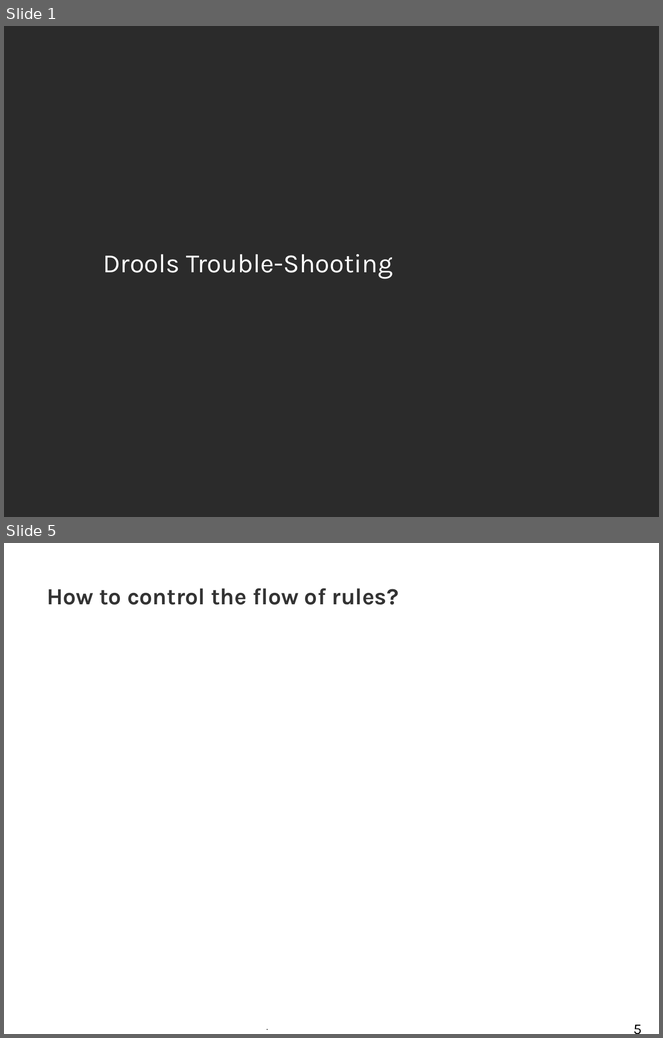
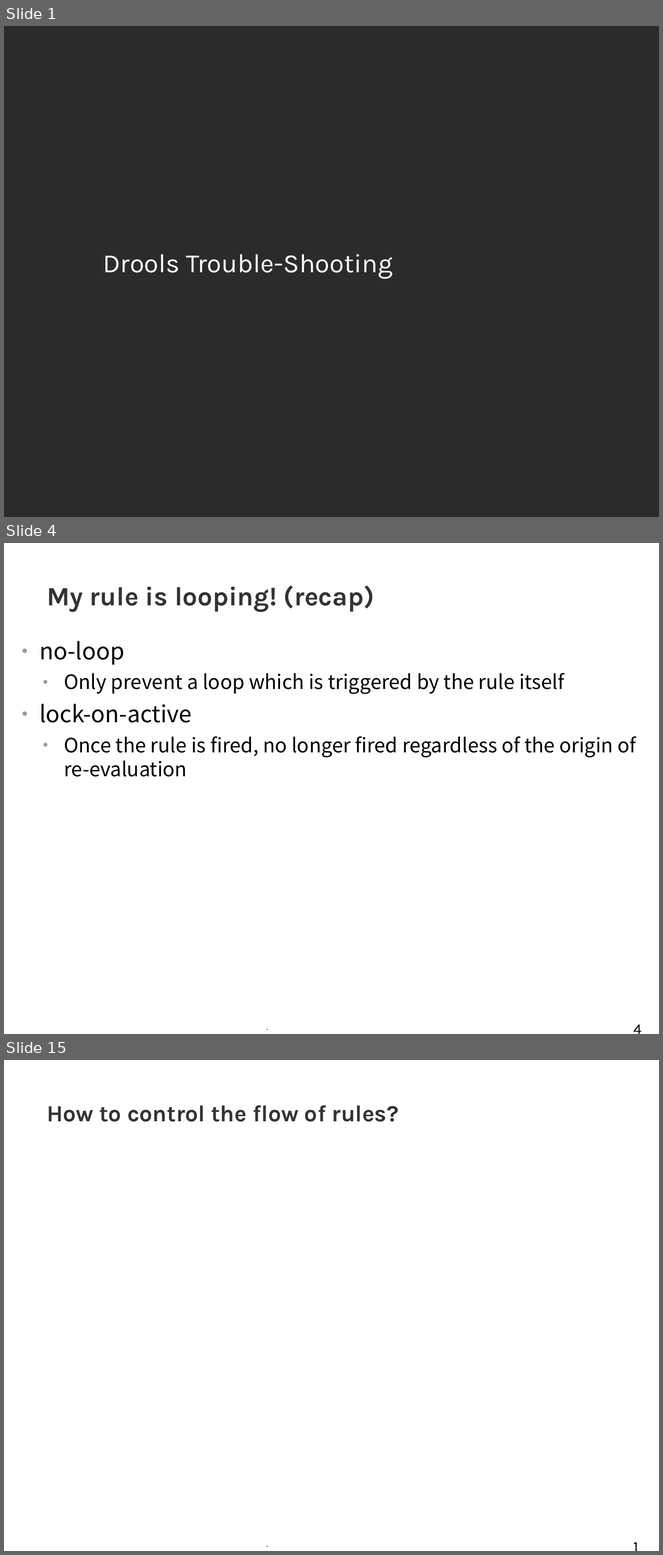
Before and after one commit to tkobayas/kie-live, a slide deck: 2021_Drools_trouble_shooting.odp. Shown one above the other, each under a label of ours: slides 1 and 5 before the commit, slides 1, 4 and 15 after it; the slides between them are not shown. The pictures are 663x1038 and 663x1555 pixels, drawn with LibreOffice and Linux fonts; fonts in the diff are those of the drawing; background and template pictures are left out; a plain dark background stands for a picture behind light text. Boxes give left, top, right and bottom in pixels: in the first picture for what was removed or moved away, otherwise in the second. Text is boxed around its words. In the diff, an @@ line names an element or a change of style, - is before the commit and + after.

```diff
--- a/2021_Drools_trouble_shooting.odp
+++ b/2021_Drools_trouble_shooting.odp
@@ slide 4 added at box(4, 543, 659, 1034), background #FFFFFF; not listed: 2 template elements that a slide beside it also shows @@
@@ title added at box(47, 586, 375, 612), 32 pt, text #333333, bold @@
+My rule is looping! (recap)
@@ text added at box(39, 641, 636, 777), 24 pt, text #000000 @@
+● no-loop
+  ● Only prevent a loop which is triggered by the rule itself
+● lock-on-active
+  ● Once the rule is fired, no longer fired regardless of the origin of re-evaluation
@@ what was slide 5 is now slide 15 @@
@@ page number at box(624, 1528, 652, 1551): text changed @@
-5
+15
```
Also in this commit, not shown: 5 slides changed, 10 other slides added, 1 slide removed, 8 other files.
